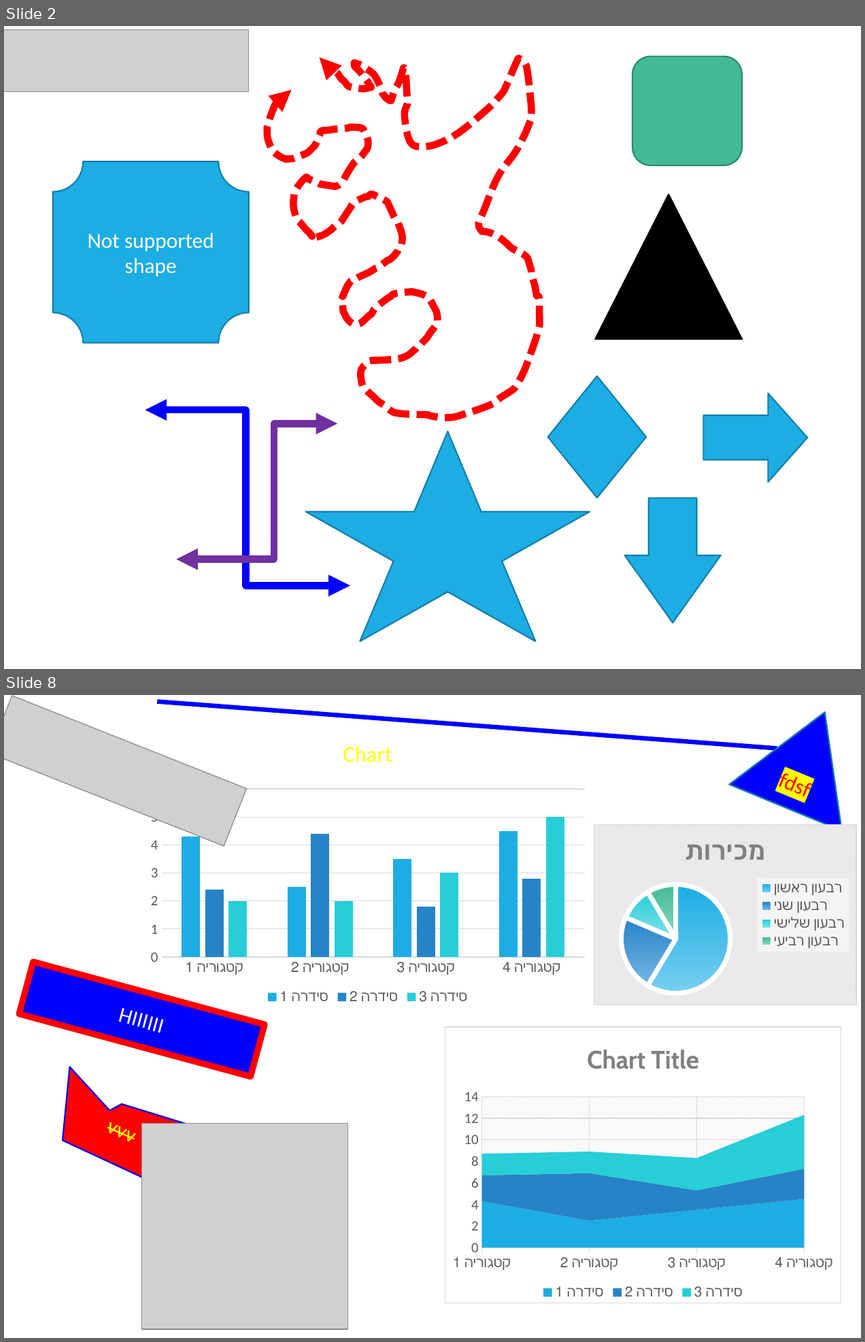
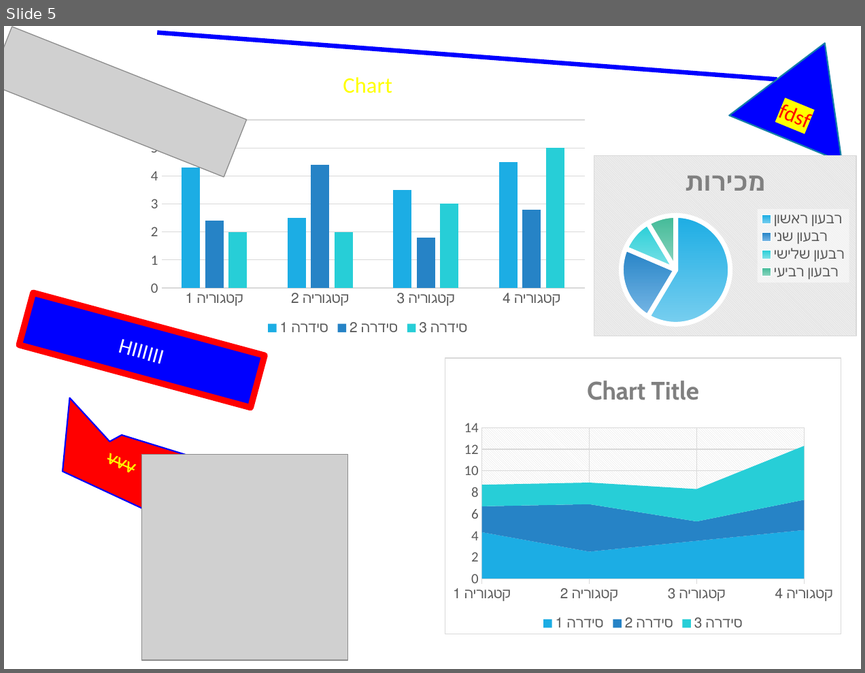
Before and after one commit to meshesha/meshesha.github.io, a slide deck: pptxjs/Sample_12.pptx. Shown one above the other, each under a label of ours: slides 2 and 8 before the commit, slide 5 after it; the slides between them are not shown. The pictures are 865x1342 and 865x673 pixels, drawn with LibreOffice and Linux fonts; fonts in the diff are those of the drawing; grey boxes stand for pictures; background and template pictures are left out. Boxes give left, top, right and bottom in pixels: in the first picture for what was removed or moved away, otherwise in the second. Text is boxed around its words. In the diff, an @@ line names an element or a change of style, - is before the commit and + after.

```diff
--- a/pptxjs/Sample_12.pptx
+++ b/pptxjs/Sample_12.pptx
@@ slide 2 removed at box(4, 26, 861, 669), background picture (left out) @@
@@ picture removed at box(4, 29, 248, 91) @@
@@ freeform shape removed at box(267, 56, 540, 418) @@
@@ rounded rectangle removed at box(632, 56, 742, 165) @@
@@ plaque removed at box(53, 161, 248, 342) @@
-Not supported shape
@@ triangle removed at box(595, 194, 742, 339) @@
@@ diamond removed at box(548, 376, 647, 497) @@
@@ right arrow removed at box(703, 393, 807, 481) @@
@@ elbow double arrow removed from (145, 410) to (350, 586) @@
@@ elbow double arrow removed from (176, 559) to (337, 424) @@
@@ star removed at box(306, 431, 589, 641) @@
@@ down arrow removed at box(624, 498, 720, 622) @@
@@ what was slide 8 is now slide 5 @@
```
Also in this commit, not shown: 4 slides changed, 2 other slides removed.
